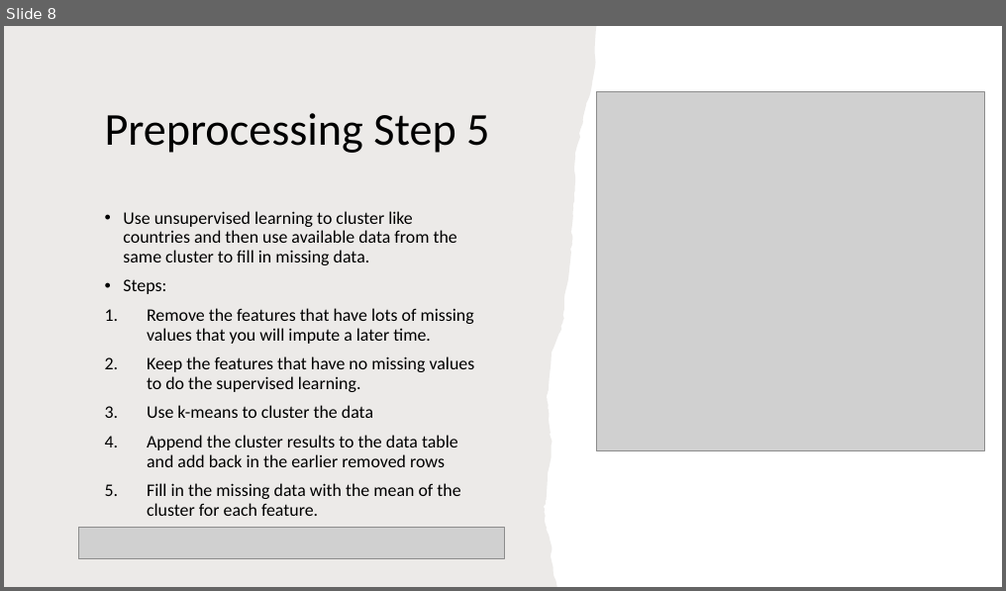
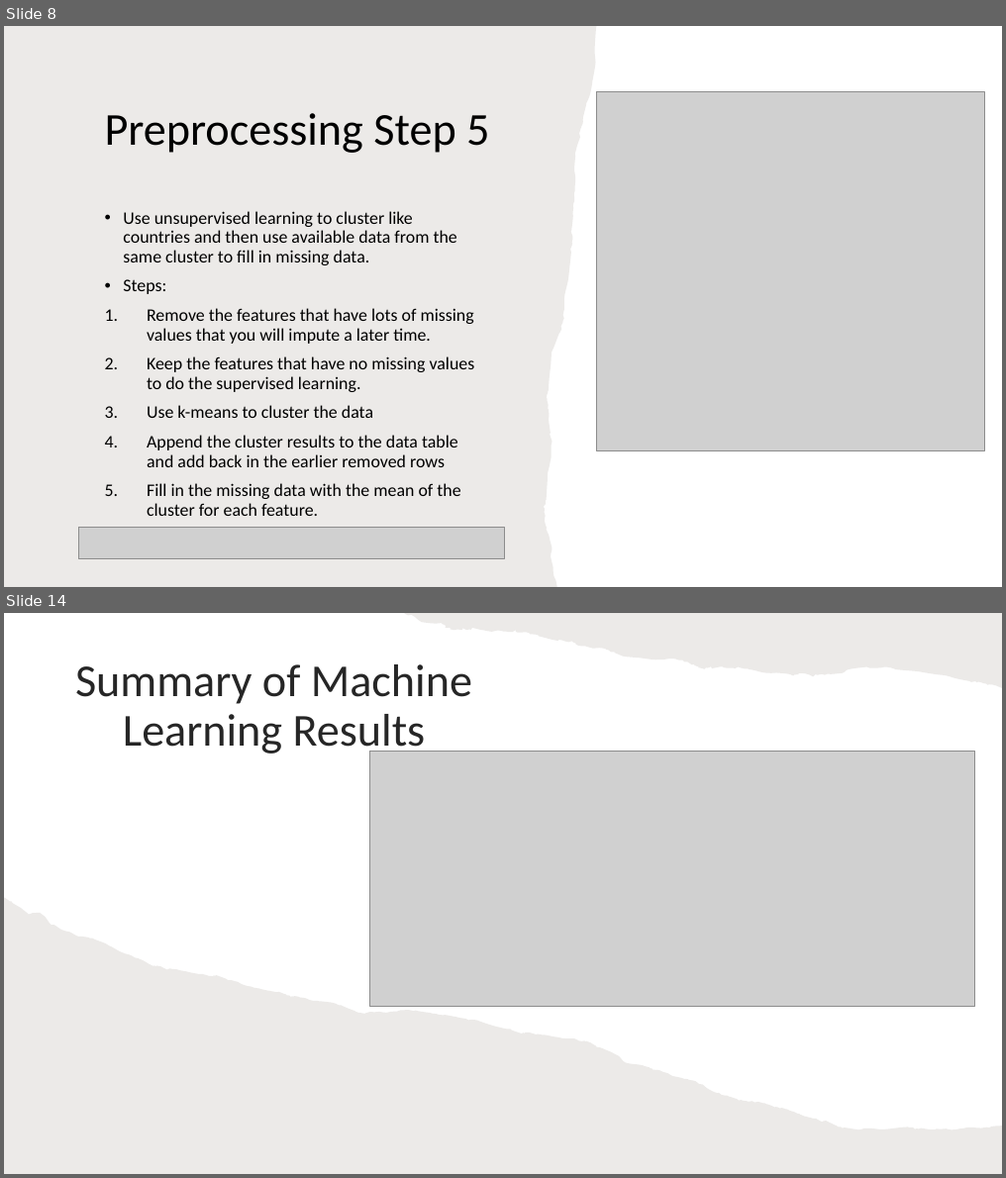
Before and after one commit to nmckinne/SustainabilityProject, a slide deck: SustainabilityProject_Powerpoint.pptx. Shown one above the other, each under a label of ours: slide 8 before the commit, slides 8 and 14 after it; the slides between them are not shown. The pictures are 1006x591 and 1006x1178 pixels, drawn with LibreOffice and Linux fonts; fonts in the diff are those of the drawing; grey boxes stand for pictures. Boxes give left, top, right and bottom in pixels: in the first picture for what was removed or moved away, otherwise in the second. Text is boxed around its words. In the diff, an @@ line names an element or a change of style, - is before the commit and + after.

```diff
--- a/SustainabilityProject_Powerpoint.pptx
+++ b/SustainabilityProject_Powerpoint.pptx
@@ slide 14 added at (4, 613, 1002, 1174), background #FFFFFF @@
@@ freeform shape added at (405, 613, 1002, 688), fill #82766A at 15% opacity @@
@@ title added at (75, 664, 472, 758), 44 pt, text #262626 @@
+Summary of Machine Learning Results
@@ picture added at (369, 751, 975, 1006) @@
@@ freeform shape added at (4, 898, 1002, 1174), fill #82766A at 15% opacity @@
```
Also in this commit, not shown: 5 other slides added, 1 slide removed.
